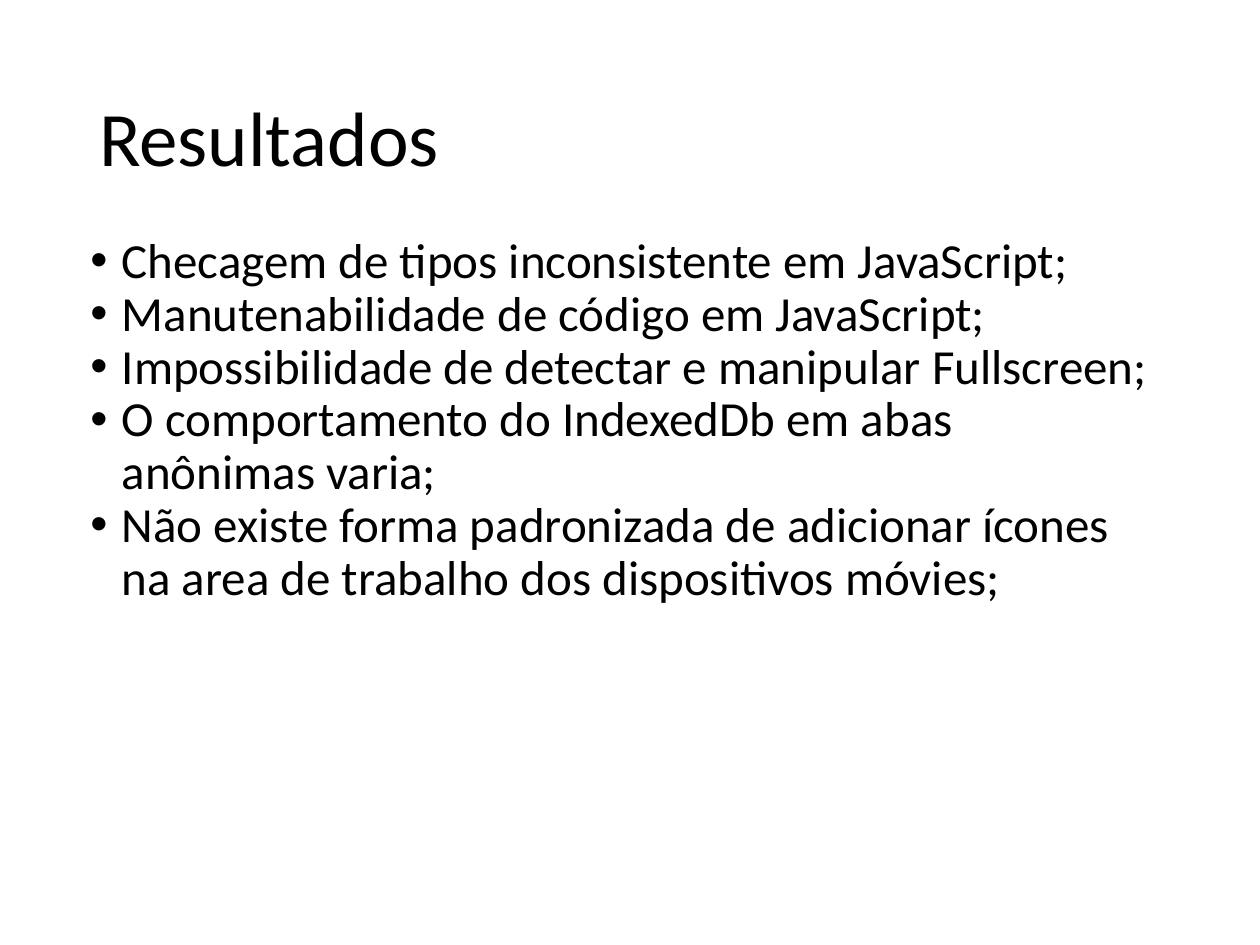
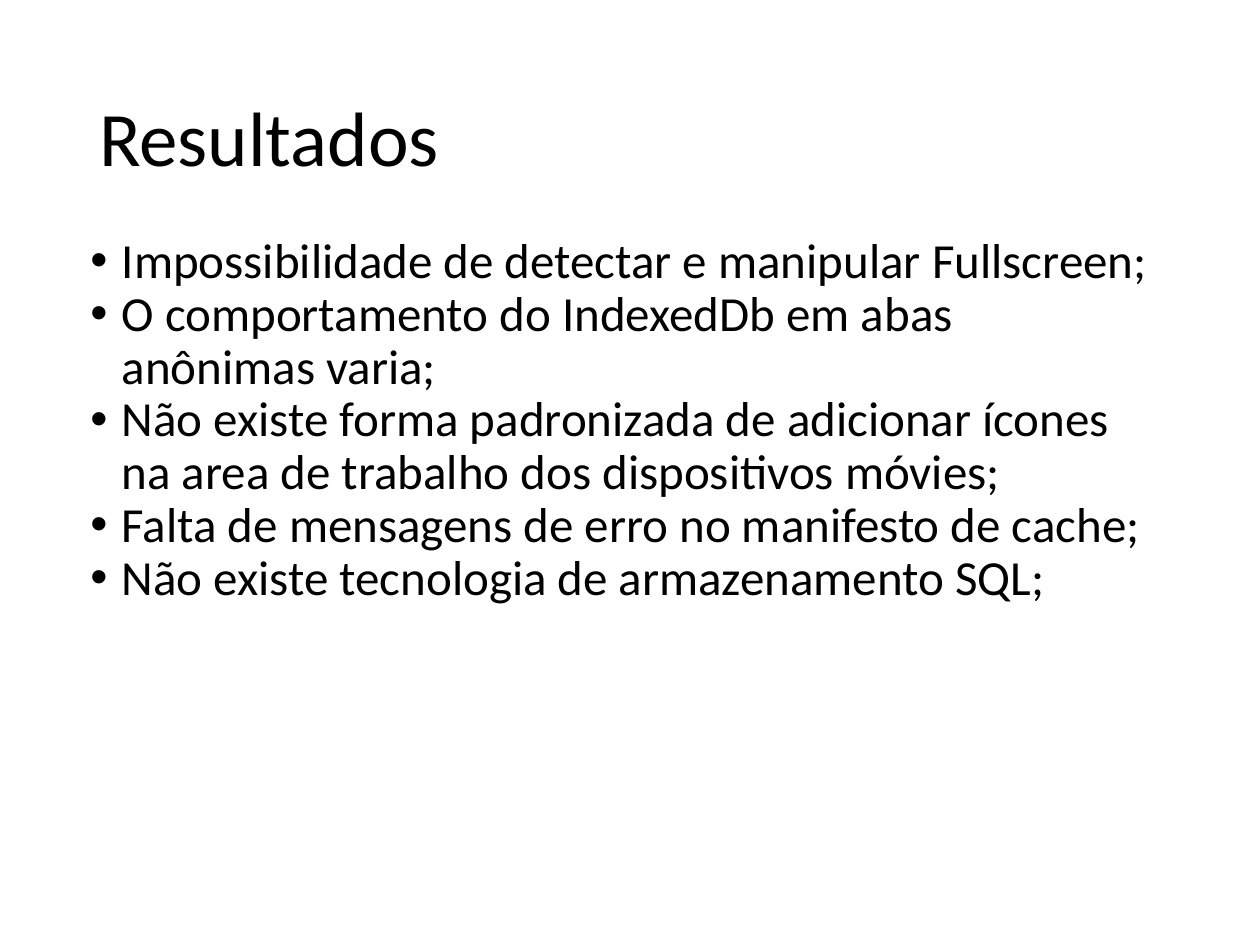
Before and after one commit to jeanCarloMachado/htmlLimitations, a slide deck: slide 21 of LimitacoesHTMLJogosMultiplataforma.odp (slide 23 before the commit). Drawn at 1260x945 pixels with LibreOffice and Linux fonts; fonts in the diff are those of the drawing; background and template pictures are left out. Boxes give left, top, right and bottom in pixels: in the first picture for what was removed or moved away, otherwise in the second. Text is boxed around its words. In the diff, an @@ line names an element or a change of style, - is before the commit and + after.

```diff
--- a/LimitacoesHTMLJogosMultiplataforma.odp
+++ b/LimitacoesHTMLJogosMultiplataforma.odp
@@ text at <box>122,244,1067,340</box>: paragraphs removed @@
-• Checagem de tipos inconsistente em JavaScript;
-• Manutenabilidade de código em JavaScript;
@@ text at <box>122,508,1140,604</box>: paragraphs added @@
+• Falta de mensagens de erro no manifesto de cache;
+• Não existe tecnologia de armazenamento SQL;
```
Also in this commit, not shown: 10 other slides changed, 3 slides removed, 1 other file.
